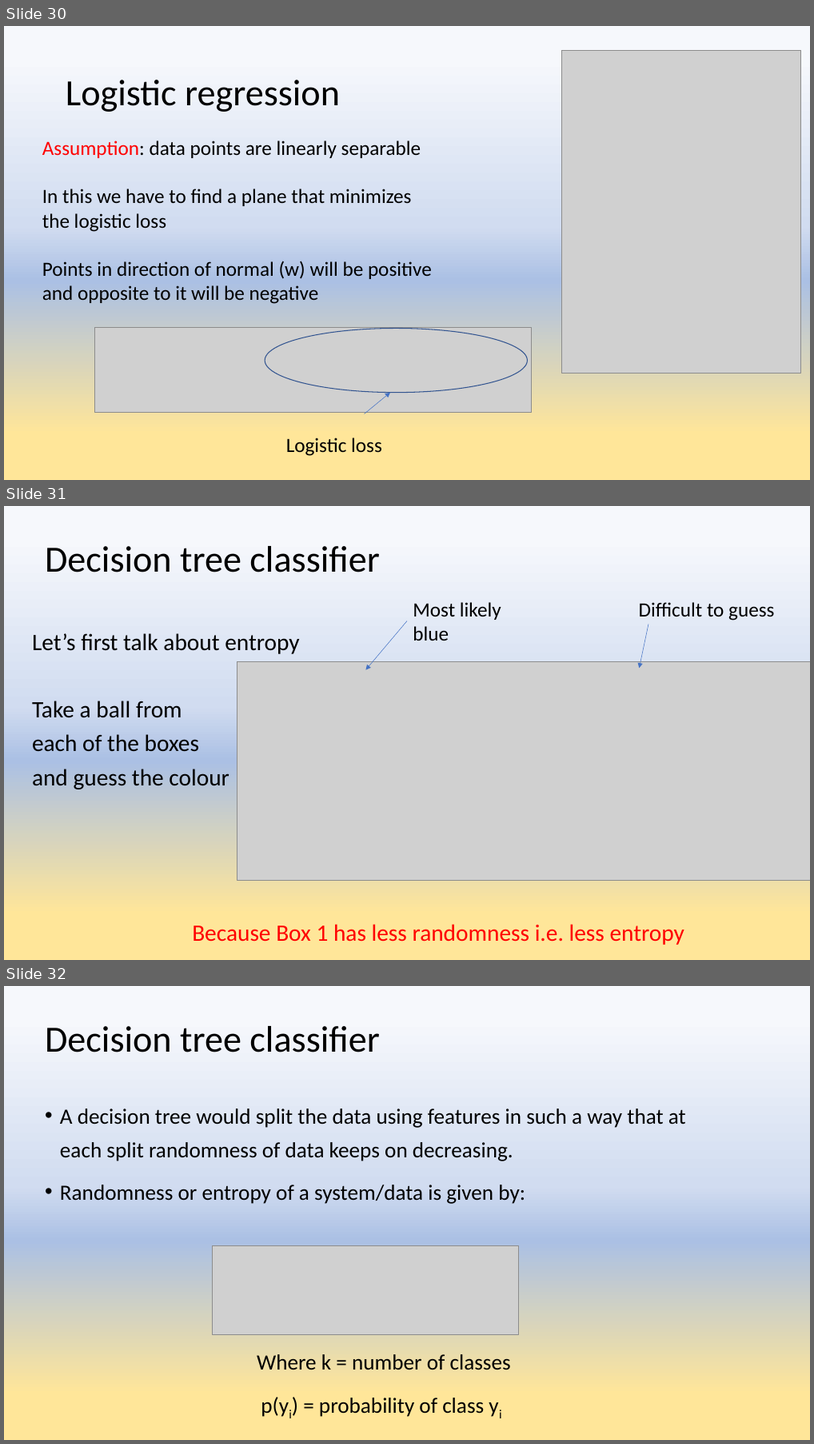
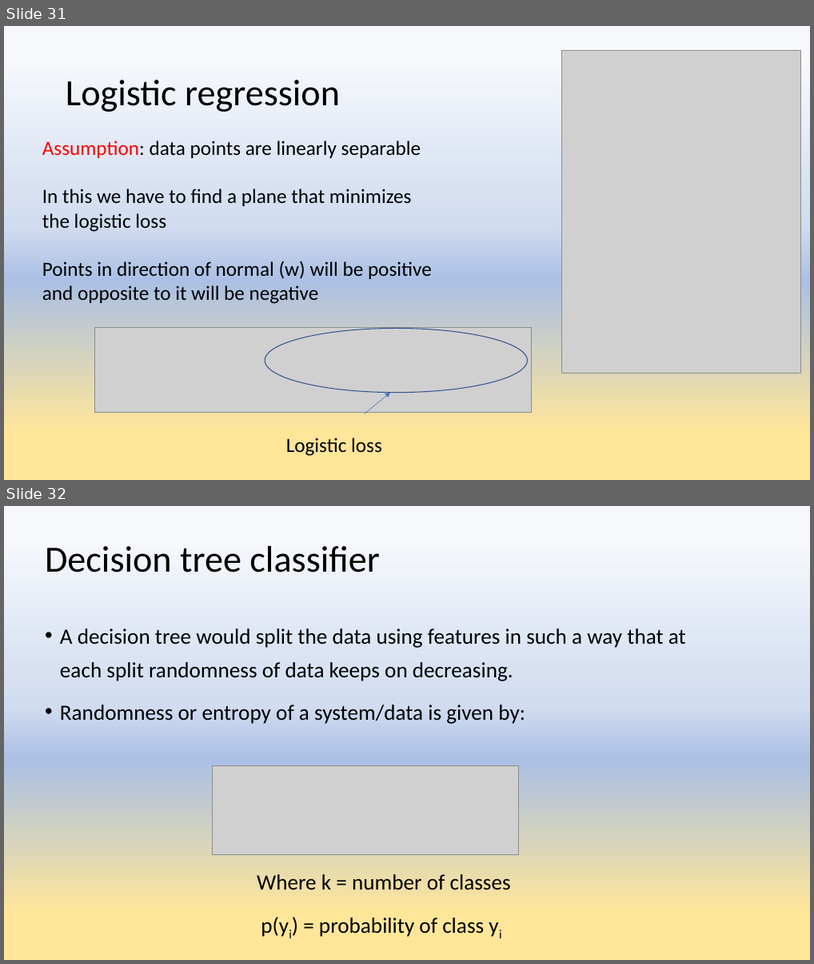
Before and after one commit to anujshr15/-MINOR-PROJECT--Intrusion-Detection-System-, a slide deck: Minor Project presentation.pptx. Shown one above the other, each under a label of ours: slides 30, 31 and 32 before the commit, slides 31 and 32 after it. The pictures are 814x1444 and 814x964 pixels, drawn with LibreOffice and Linux fonts; fonts in the diff are those of the drawing; grey boxes stand for pictures. Boxes give left, top, right and bottom in pixels: in the first picture for what was removed or moved away, otherwise in the second. Text is boxed around its words. In the diff, an @@ line names an element or a change of style, - is before the commit and + after.

```diff
--- a/Minor Project presentation.pptx
+++ b/Minor Project presentation.pptx
@@ slide 31 removed at <box>4,506,810,960</box>, background gradient #F6F8FC to #D1DCF0 to #ABC0E4 to #FFE699 @@
@@ title removed at <box>45,546,379,572</box> @@
-Decision tree classifier
@@ arrow removed from (407, 621) to (366, 670) @@
@@ text removed at <box>413,602,502,640</box> @@
-Most likely blue
@@ text removed at <box>639,602,774,620</box> @@
-Difficult to guess
@@ arrow removed from (649, 624) to (640, 668) @@
@@ text removed at <box>32,633,299,789</box> @@
-Let’s first talk about entropy
-Take a ball from
-each of the boxes
-and guess the colour
@@ picture removed at <box>237,661,810,880</box> @@
@@ text removed at <box>192,924,685,944</box> @@
-Because Box 1 has less randomness i.e. less entropy
@@ what was slide 30 is now slide 31 @@
```
Also in this commit, not shown: 4 slides changed, 1 slide added, 1 other file.
